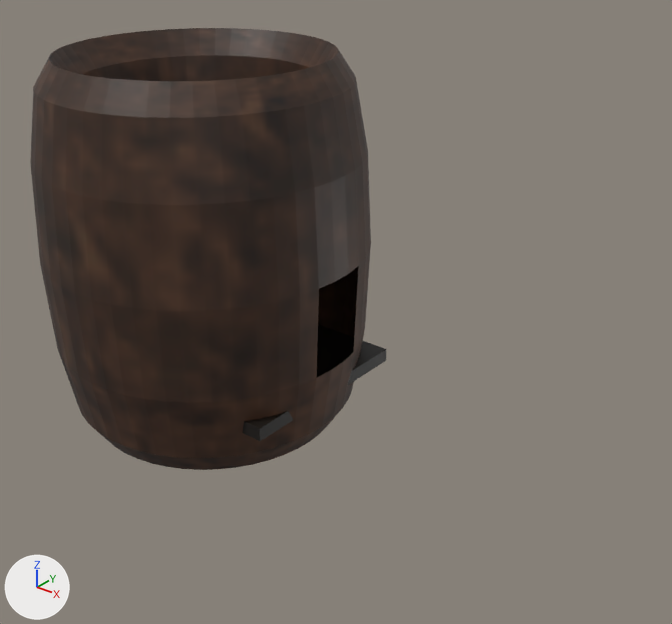
One commit to the glTF model data/custom_levels/forbidden-temple/forbidden-temple.glb: the scene before it, then after it.
Both versions are drawn from a 50 mm camera at (457.3, 152.5, 17.0) aimed at (385.6, 242.0, -38.5). Every picture has the same lights, and +X, +Y and +Z are marked at lower left. Where no turn or scale is listed for an object, it has been applied to the vertices. Vertices at the same position are counted once.

Names of what the first picture shows: 'Floor', 'Walls'.
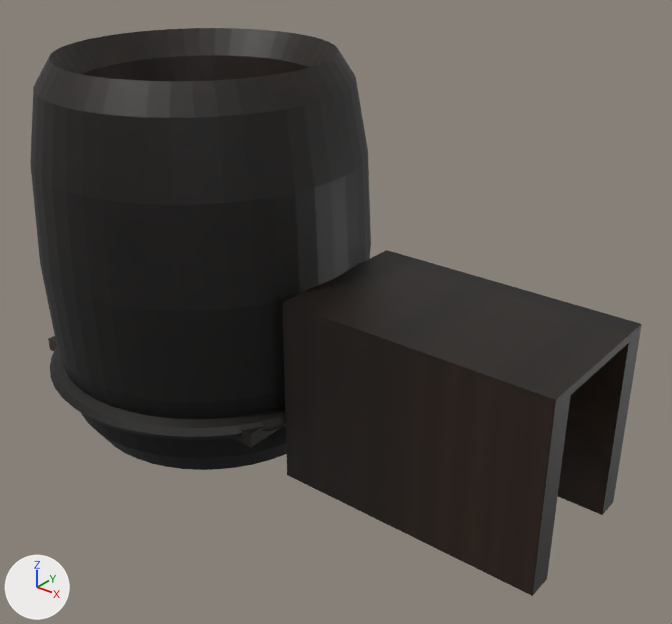
Diff of the bpy script that builds the scene:
```diff
--- a/data/custom_levels/forbidden-temple/forbidden-temple.glb.py
+++ b/data/custom_levels/forbidden-temple/forbidden-temple.glb.py
@@ img_jng_precursor_metal_plain_fade_01 @@
+img_jng_precursor_metal_plain_fade_01 = load_image('jng-precursor-metal-plain-fade-01', '_unpacked/jng-precursor-metal-plain-fade-01', 256, 256, 'sRGB')
@@ img_junb_darker_metal @@
+img_junb_darker_metal = load_image('junb-darker-metal', '_unpacked/junb-darker-metal', 128, 128, 'sRGB')
@@ mat_jungletemplewalls @@
 mat_jungletemplewalls = principled_material('JungleTempleWalls')
-mat_jungletemplewalls.texture = img_cmn_precursor_metal_plain_01
+mat_jungletemplewalls.texture = img_jng_precursor_metal_plain_fade_01
@@ mat_baseboard @@
+mat_baseboard = principled_material('Baseboard')
+mat_baseboard.texture = img_junb_darker_metal
@@ me_torus_001 @@
 # used by ob_walls; location = (362.4, 241.0, -33.4)
-me_torus_001.from_pydata(...)  # 576 vertices, 1146 faces; spans x -24.0..24.0, y -24.0..24.0, z -27.3..27.3
+me_torus_001.from_pydata(...)  # 871 vertices, 1730 faces; spans x -24.0..27.8, y -24.0..24.0, z -27.3..27.3
+# me_torus_001 part 1: 1 vertex moved from x 15.5, y 6.4, z -23.6 to x 15.5, y 6.4, z -22.9; 1 vertex removed from x 16.2, y 4.3, z -23.6; 296 vertices added at x -23.2..27.8, y -23.2..23.2, z -22.9..6.8
 me_torus_001.materials.append(mat_jungletemplewalls)
@@ me_cube_002 @@
+me_cube_002.from_pydata(...)  # 24 vertices, 44 faces; spans x -1.0..1.0, y -12.13..1.0, z -1.0..1.0
+me_cube_002.materials.append(mat_jungletemplewalls)  # picture img_jng_precursor_metal_plain_fade_01
@@ me_torus_003 @@
+me_torus_003.from_pydata(...)  # 576 vertices, 1152 faces; spans x -24.9..24.9, y -24.9..24.9, z -1.8..1.8
+me_torus_003.materials.append(mat_baseboard)  # picture img_junb_darker_metal
@@ ob_floor @@
 ob_floor.location = (340.4, 239.8, -52.1)
-ob_floor.scale = (0.58, 0.2, 1.0)
+ob_floor.scale = (0.58, 0.23, 1.0)
@@ ob_wall_sides @@
+ob_wall_sides = bpy.data.objects.new('Wall Sides', me_cube_002)
+ob_wall_sides.location = (404.6, 251.6, -46.1)
+ob_wall_sides.rotation_euler = (3.142, 0.0, 0.0)  # degrees (180, 0, 0)
+ob_wall_sides.scale = (-18.8, -1.7, -13.2)
@@ ob_outer_rim @@
+ob_outer_rim = bpy.data.objects.new('Outer Rim', me_torus_003)
+ob_outer_rim.location = (362.4, 241.0, -51.4)
```

Changed parts and their boxes (x1, y1, x2, y2) in the pictures (672 x 624 px):
'Walls', surface changed (brown to black)
    both: (30, 28, 371, 470)
'Wall Sides', added (black)
    after: (282, 250, 642, 596)
'Outer Rim', added (black)
    after: (50, 347, 286, 440)
'Floor', rescaled
    before: (242, 325, 386, 441)
    after: (48, 336, 280, 447)
part 1 of me_torus_001, built on (black)
    after: (58, 263, 360, 458)
